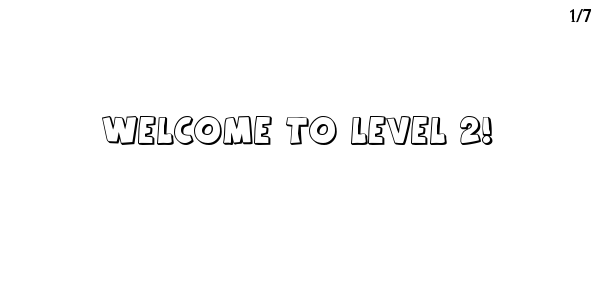
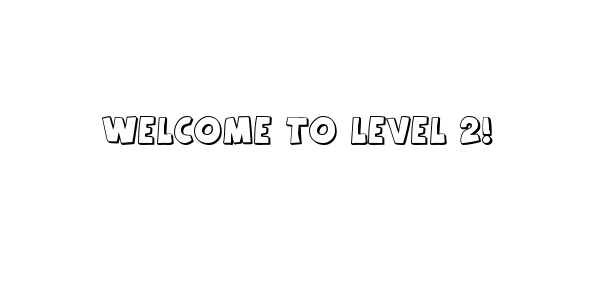
Before/after of a 600x300 layered artwork. What changed in the layer stack:
painted on "1/7" over left=570, top=8, right=592, bottom=23
